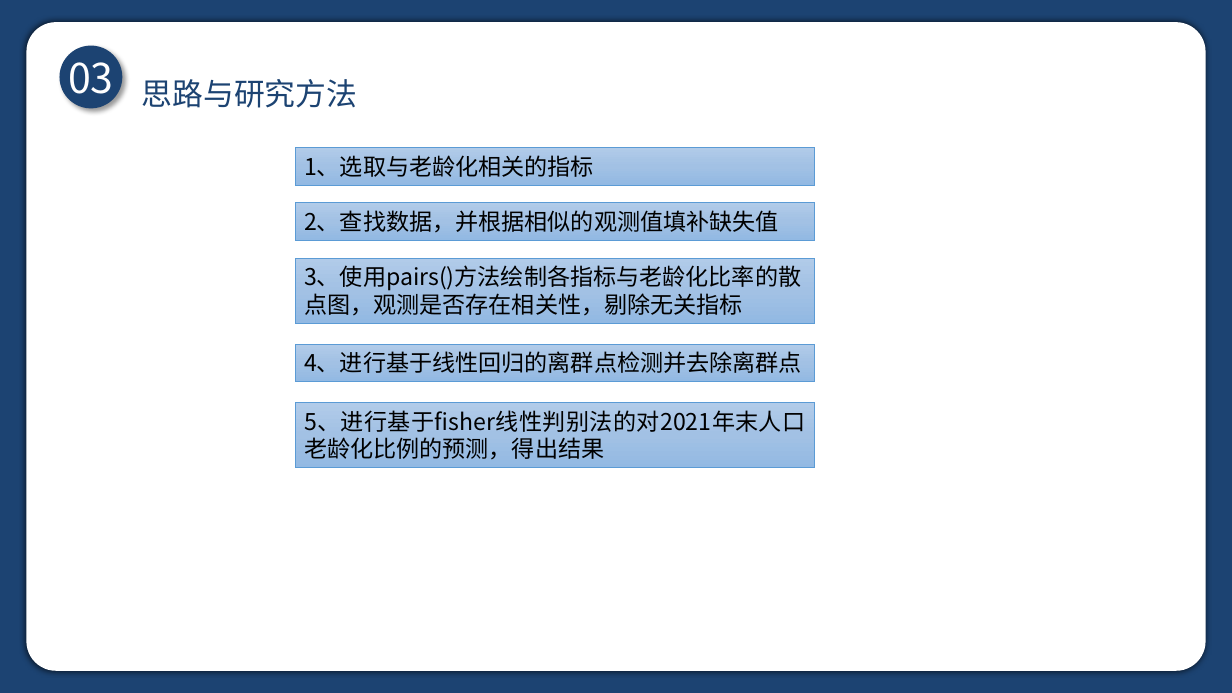
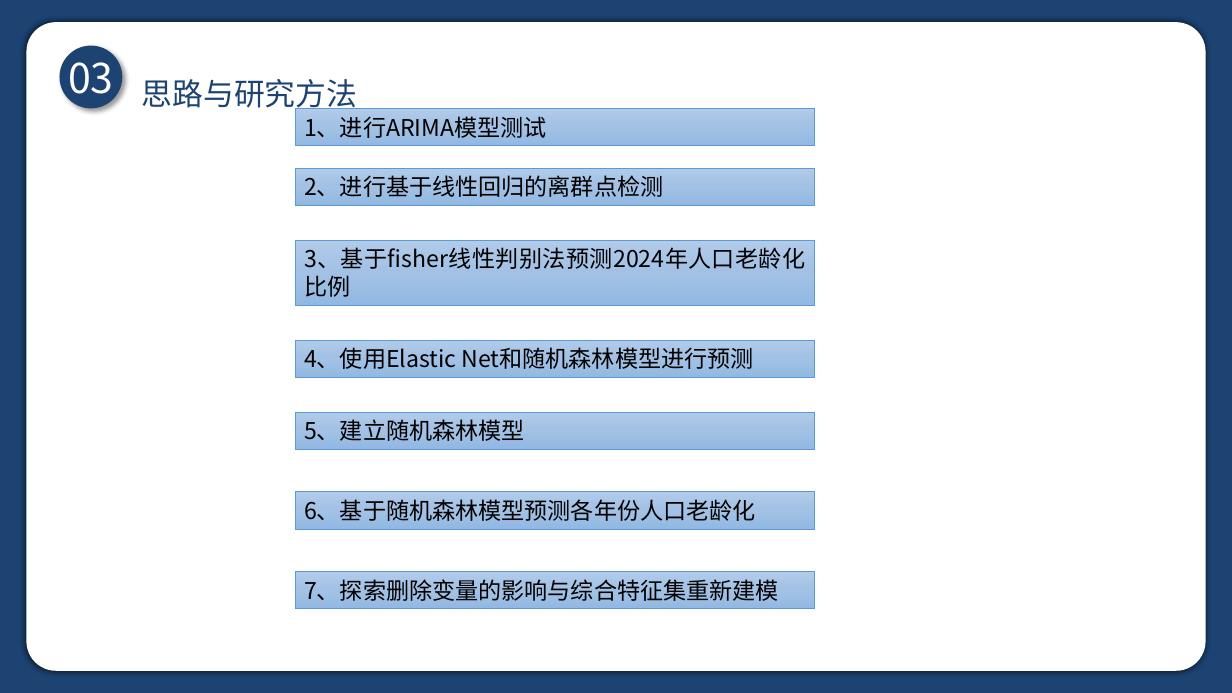
Before and after one commit to Hidehiii/Coursework_Data_Visualization, a slide deck: slide 17 of 答辩ppt.pptx (slide 8 before the commit). Drawn at 1232x693 pixels with LibreOffice and Linux fonts; fonts in the diff are those of the drawing. Boxes give left, top, right and bottom in pixels: in the first picture for what was removed or moved away, otherwise in the second. Text is boxed around its words. In the diff, an @@ line names an element or a change of style, - is before the commit and + after.

```diff
--- a/答辩ppt.pptx
+++ b/答辩ppt.pptx
@@ rectangle added at bbox=[295, 108, 814, 145], fill gradient #B1CBE9 to #A3C1E5 to #93B9E4, outline #5B9BD5 0.5 pt, 18 pt, text #000000 @@
+1、进行ARIMA模型测试
@@ rectangle "2、进行基于线性回归的离群点检测": place and size @@
-rectangle "2、进行基于线性回归的离群点检测" at bbox=[295, 148, 814, 185]
+rectangle "2、进行基于线性回归的离群点检测" at bbox=[295, 168, 814, 205]
@@ text in rectangle at bbox=[304, 175, 663, 197]: text changed @@
-1、选取与老龄化相关的指标
+2、进行基于线性回归的离群点检测
@@ rectangle "3、基于fisher线性判别法预测2024年人口老龄化比例": place and size @@
-rectangle "3、基于fisher线性判别法预测2024年人口老龄化比例" at bbox=[295, 202, 814, 239]
+rectangle "3、基于fisher线性判别法预测2024年人口老龄化比例" at bbox=[295, 240, 814, 306]
@@ text in rectangle at bbox=[304, 247, 805, 269]: text changed @@
-2、查找数据，并根据相似的观测值填补缺失值
+3、基于fisher线性判别法预测2024年人口老龄化比例
@@ rectangle "4、使用Elastic Net和随机森林模型进行预测": place and size @@
-rectangle "4、使用Elastic Net和随机森林模型进行预测" at bbox=[295, 258, 814, 323]
+rectangle "4、使用Elastic Net和随机森林模型进行预测" at bbox=[295, 340, 814, 377]
@@ text in rectangle at bbox=[304, 347, 754, 369]: text changed @@
-3、使用pairs()方法绘制各指标与老龄化比率的散点图，观测是否存在相关性，剔除无关指标
+4、使用Elastic Net和随机森林模型进行预测
@@ rectangle "5、建立随机森林模型": place and size @@
-rectangle "5、建立随机森林模型" at bbox=[295, 345, 814, 382]
+rectangle "5、建立随机森林模型" at bbox=[295, 412, 814, 449]
@@ text in rectangle at bbox=[304, 419, 525, 441]: text changed @@
-4、进行基于线性回归的离群点检测并去除离群点
+5、建立随机森林模型
@@ rectangle "6、基于随机森林模型预测各年份人口老龄化": place and size @@
-rectangle "6、基于随机森林模型预测各年份人口老龄化" at bbox=[295, 403, 814, 469]
+rectangle "6、基于随机森林模型预测各年份人口老龄化" at bbox=[295, 492, 814, 529]
@@ text in rectangle at bbox=[304, 499, 756, 521]: text changed @@
-5、进行基于fisher线性判别法的对2021年末人口老龄化比例的预测，得出结果
+6、基于随机森林模型预测各年份人口老龄化
@@ rectangle added at bbox=[295, 572, 814, 609], fill gradient #B1CBE9 to #A3C1E5 to #93B9E4, outline #5B9BD5 0.5 pt, 18 pt, text #000000 @@
+7、探索删除变量的影响与综合特征集重新建模
```
Also in this commit, not shown: 11 other slides changed, 33 slides added, 1 slide removed.
